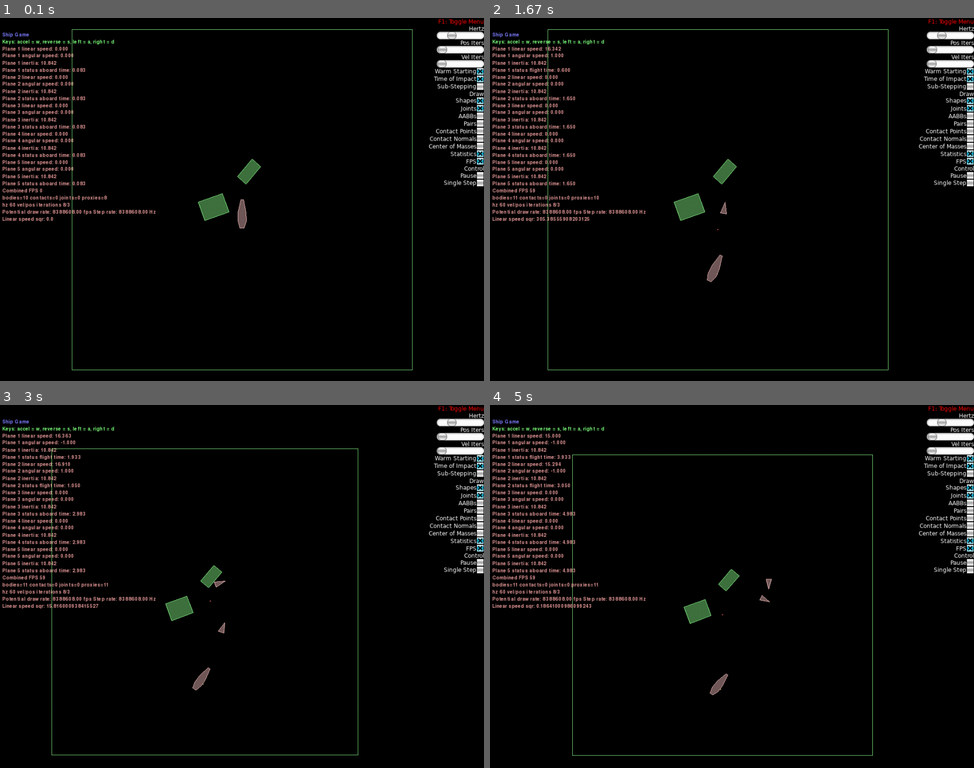
Above: before the commit, frames 1-4 (two rows, left to right).
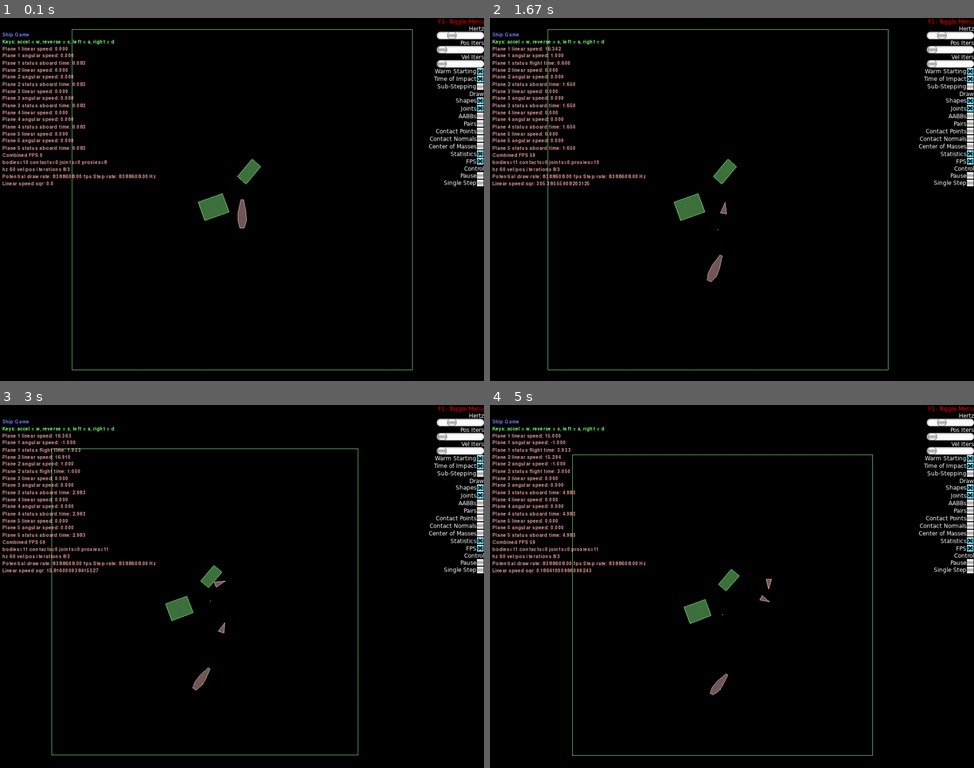
Above: after the commit, the same moments.

Repository: wg-lesta/tiny-ships
Game: pygame game, started from main.py
Same seed, same stepped clock (60 frames per second), same inputs: the game is played once before the commit and once after it.
Inputs (mouse positions are in pixels of both pictures, inside the frame that each line leads up to):
- Up to frame 1 (0.1 s): no input
- Up to frame 2 (1.67 s): tap Space at 0.33, 1.4 s; click (886, 188) at 0.72 s; tap H at 1 s; hold Right from 1.33 s (still down)
- Up to frame 3 (3 s): tap Space at 1.7, 2.28, 2.62, 2.92 s; release Right at 1.8 s; tap H at 1.88 s; hold Up 2.22-2.52 s; tap X at 2.37 s; hold Right from 2.55 s (still down)
- Up to frame 4 (5 s): release Right at 3.02 s; hold Left 3.05-3.58 s; tap Space at 3.12, 3.42, 3.68, 4.02, 4.32, 4.45, 4.85 s; tap Z at 3.2, 4.53 s; hold Down 3.62-3.92 s; tap X at 3.77, 4.93 s; hold Left 3.95-4.35 s; hold Up 4.38-4.75 s; hold Right from 4.78 s (still down)

The runs differ from the first frame. In frame 1, 2.4% of the frame differs, in the area x 0-33%, y 11-57%; in frame 2, 2.5%; in frame 3, 2.5%; in frame 4, 2.6%.

Commit message:
minor fixes and comments added

Diff:
--- a/main.py
+++ b/main.py
@@ -58,8 +58,7 @@
 			max_time = min(self.plane.MAX_FLIGHT_TIME, self.max_return_time)
 			time_left = max_time - self.plane.status_time
 			if self.plane.status_time > self.plane.MAX_FLIGHT_TIME:
-				print('Oops...')
-			# print(f'FLIGHT TIME: {self.status_time}, TIME TO SHIP: {time_to_ship}, TIME LEFT: {time_left}')
+				print('Oops...')  # Probably plane is crushed...
 			is_return = False if time_left > time_to_ship else True
 			if is_return and ship_distance < self.plane.min_landing_dist:
 				self.plane.landing()
@@ -72,37 +71,33 @@
 			angular_ship_coefficient = self.plane.get_angular_coefficient_pursuit_evade(
 				target=self.plane.ship, min_max_distance=ship_distance)
 			planes_coefficients = []
-			for p in self.planes:
+			for p in self.planes:  # Yes we follow not only previous but all planes
 				if p.status == 'flight':
-					if not is_return:
+					if not is_return:  # Trying to pursuit plane when scouting
 						c = self.plane.get_angular_coefficient_pursuit_evade(
 							target=p, min_max_distance=self.min_plane_dist)
-					else:
+					else:  # Trying to avoid plane when returning
 						c = self.plane.get_angular_coefficient_pursuit_evade(
 							target=p, is_evade=True, min_max_distance=0)
 				else:
 					c = 0
 				planes_coefficients.append(c)
 			angular_coefficient = angular_ship_coefficient + sum(planes_coefficients)
-			# print(f'ANGULAR COEFFICIENT: {angular_coefficient}')
 			# Limit angular speed between in interval [-ANGULAR_MAX_SPEED, ANGULAR_MAX_SPEED]
 			if angular_coefficient > 1.0:
 				angular_coefficient = 1.0
 			elif angular_coefficient < -1.0:
 				angular_coefficient = -1.0
 			angular_speed = self.plane.ANGULAR_MAX_SPEED * angular_coefficient
-			# print(f'ANGULAR SPEED: {angular_speed}')
 			linear_speed_sqr = self.plane.body.linearVelocity.lengthSquared
 			angular_impulse = mass * linear_speed_sqr * angular_speed
-			# print(f'ANGULAR IMPULSE: {angular_impulse}')
 			self.plane.body.ApplyAngularImpulse(angular_impulse, True)
-			# FIXME Workaround with ANGULAR_MAX_SPEED
+			# FIXME Workaround with ANGULAR_MAX_SPEED. Maybe limit ANGULAR_MAX_IMPULSE in the ship like?
 			av = self.plane.body.angularVelocity
 			if av > self.plane.ANGULAR_MAX_SPEED:
 				self.plane.body.angularVelocity = self.plane.ANGULAR_MAX_SPEED
 			elif av < -self.plane.ANGULAR_MAX_SPEED:
 				self.plane.body.angularVelocity = -self.plane.ANGULAR_MAX_SPEED
-			# print(f'ANGULAR SPEED 2: {self.plane.body.angularVelocity}')
 
 	def __init__(
 		self, world, vertices=None, density=0.1, position=(0, 0), ship=None,
@@ -111,6 +106,8 @@
 		self.linear_speed_sqr = 0
 		if vertices is None: vertices = Plane.vertices
 		self.body = world.CreateDynamicBody(position=position)
+		# FIXME Do we need to implement collision logic between plane-ground or plane-plane?
+		# Because they are small and flying high
 		self.body.CreatePolygonFixture(
 			vertices=vertices,
 			density=density,
@@ -152,6 +149,16 @@
 	def update_linear_speed(self):
 		mass = self.body.mass
 		forward_direction = self.body.GetWorldVector((0, 1))  # Normalized by default
+		force = mass * self.LINEAR_ACCELERATION * forward_direction
+		self.body.ApplyForceToCenter(force, True)
+		# FIXME Workaround LINEAR_MAX_SPEED Should I Control speed only with Force/Impulse?
+		plane_linear_velocity = self.body.linearVelocity
+		plane_linear_velocity_length = plane_linear_velocity.length
+		if plane_linear_velocity_length > 0:
+			if plane_linear_velocity_length > self.LINEAR_MAX_SPEED:
+				self.body.linearVelocity = plane_linear_velocity / plane_linear_velocity_length * self.LINEAR_MAX_SPEED
+			elif plane_linear_velocity_length < self.LINEAR_MIN_SPEED:
+				self.body.linearVelocity = plane_linear_velocity / plane_linear_velocity_length * self.LINEAR_MIN_SPEED
 		# plane_linear_velocity = self.body.linearVelocity
 		# if plane_linear_velocity.length < self.LINEAR_MIN_SPEED:
 		# 	impulse = mass * self.LINEAR_MIN_SPEED * forward_direction
@@ -161,16 +168,6 @@
 		# 	self.body.ApplyForceToCenter(force, True)
 		# else:  # Don't apply force if velocity > LINEAR_MAX_SPEED
 		# 	pass
-		# FIXME Workaround LINEAR_MAX_SPEED
-		force = mass * self.LINEAR_ACCELERATION * forward_direction
-		self.body.ApplyForceToCenter(force, True)
-		plane_linear_velocity = self.body.linearVelocity
-		plane_linear_velocity_length = plane_linear_velocity.length
-		if plane_linear_velocity_length > 0:
-			if plane_linear_velocity_length > self.LINEAR_MAX_SPEED:
-				self.body.linearVelocity = plane_linear_velocity / plane_linear_velocity_length * self.LINEAR_MAX_SPEED
-			elif plane_linear_velocity_length < self.LINEAR_MIN_SPEED:
-				self.body.linearVelocity = plane_linear_velocity / plane_linear_velocity_length * self.LINEAR_MIN_SPEED
 
 	def get_angular_coefficient_pursuit_evade(
 		self, target, is_evade=False, min_max_distance=None):
@@ -179,17 +176,15 @@
 		target_direction = target_position - position
 		target_distance = target_direction.Normalize()
 		min_time_to_target = target_distance / self.LINEAR_MAX_SPEED
-		# print(f'TARGET DISTANCE: {target_distance}')
-		# print(f'MIN TIME TO TARGET: {min_time_to_target}')
 		target_velocity = target.body.linearVelocity
 		future_target_position = target_position + target_velocity * min_time_to_target
 		future_target_direction = future_target_position - position
 		future_target_distance = future_target_direction.Normalize()
-		# print(f'FUTURE TARGET DISTANCE: {future_target_distance}')
 		forward_direction = self.body.GetWorldVector((0, 1))  # Normalized by default
+		# Yes, we could use atan2 like in takeoff,
+		# but dot/cross is more clear and convenient here from my point of view
 		future_dot = forward_direction.dot(future_target_direction)
 		future_cross = forward_direction.cross(future_target_direction)
-		# print(f'FUTURE DOT: {future_dot}, FUTURE CROSS: {future_cross}')
 		# Scale dot to [0, 1], where 0 - same direction, 1 - opposite direction
 		future_scaled_dot = 1 - 0.5 * (1 + future_dot)
 		if future_cross > 0:  # Counterclockwise
@@ -287,7 +282,8 @@
 					planes = [y for x, y in enumerate(self.planes) if x != i]
 					new_strategy = Plane.Scout(
 						plane=p, planes=planes, min_ship_dist=50, min_plane_dist=30,
-						max_return_time=15)
+						max_return_time=15  # With a margin due to MAX_FLIGHT_TIME = 20
+					)
 					p.strategy = new_strategy
 					new_plane_i = i
 					break
@@ -358,7 +354,6 @@
 			p.update(self.pressed_keys)
 			self.Print(f'Plane {i + 1} linear speed: {p.body.linearVelocity.length:.3f}')
 			self.Print(f'Plane {i + 1} angular speed: {p.body.angularVelocity:.3f}')
-			self.Print(f'Plane {i + 1} inertia: {p.body.inertia:.3f}')
 			self.Print(f'Plane {i + 1} status {p.status} time: {p.status_time:.3f}')
 
 		super(ShipGame, self).Step(settings)
